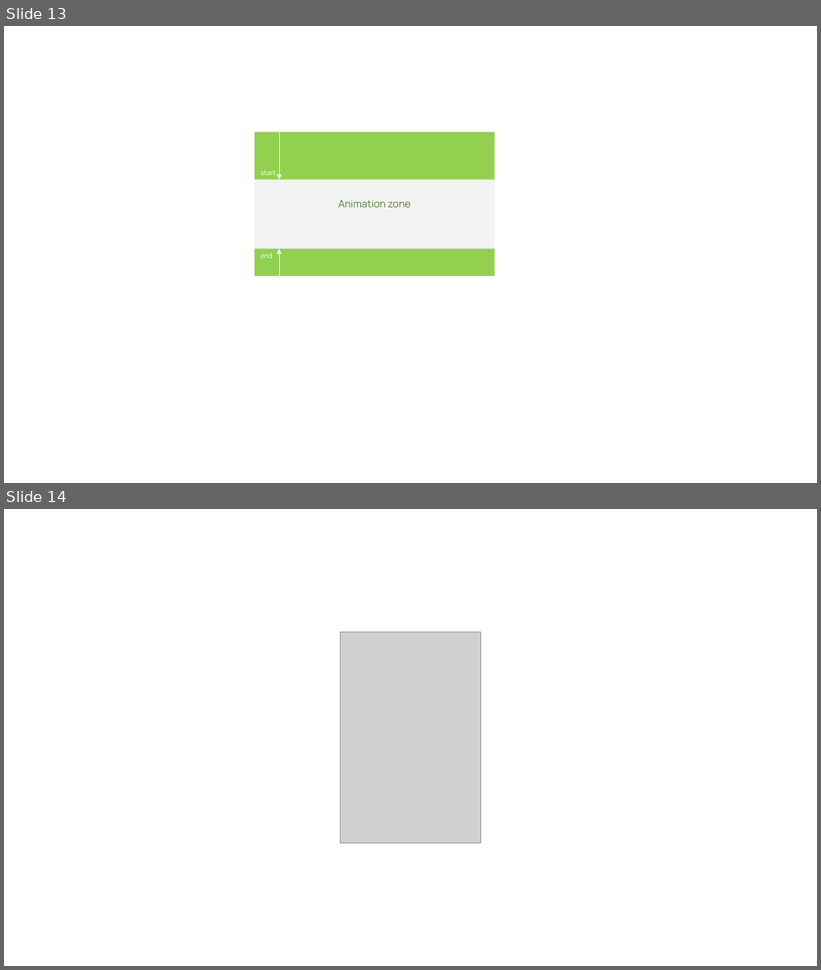
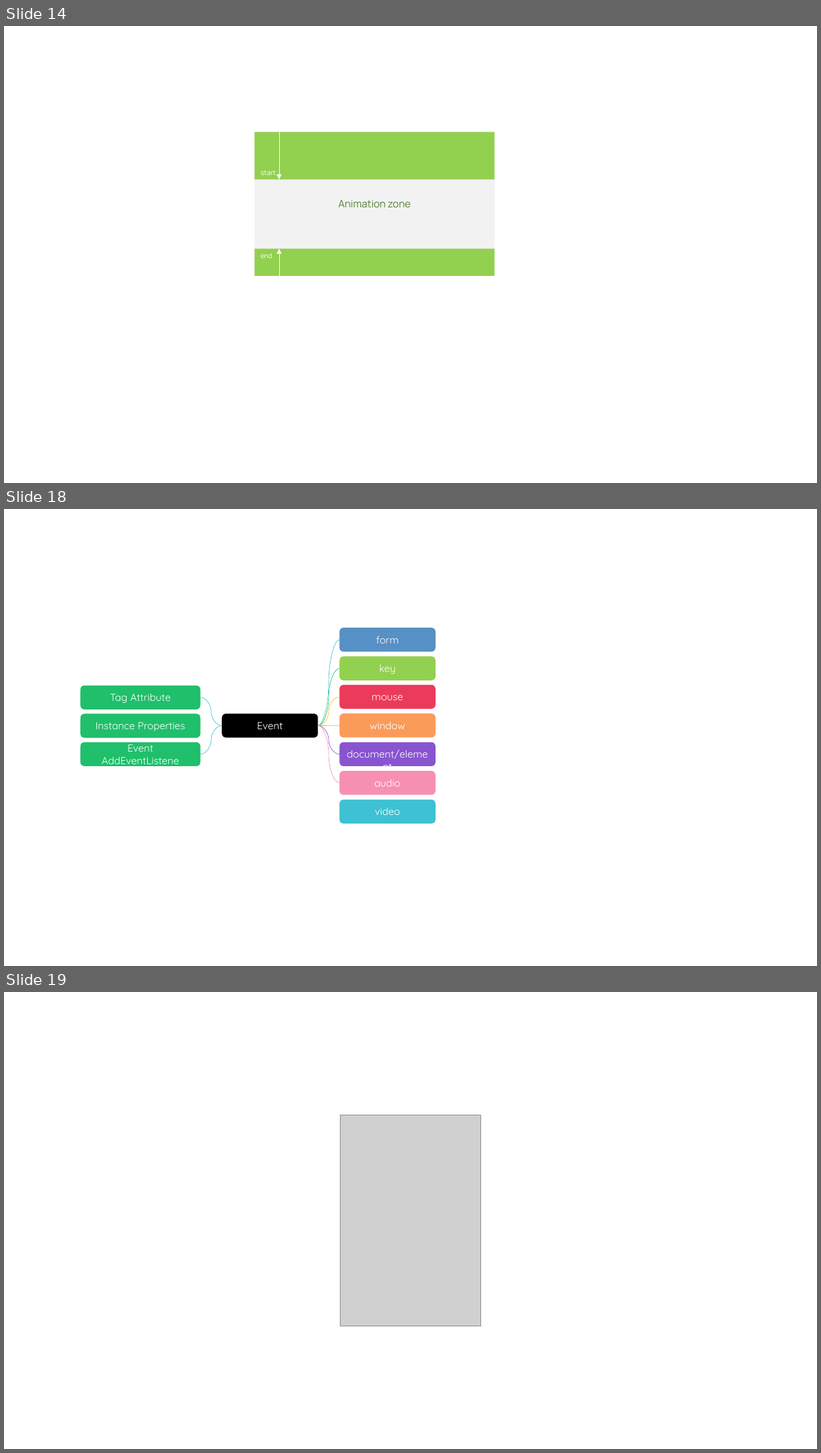
Before and after one commit to glpla/glpla.github.io, a slide deck: utils/file/charts.pptx. Shown one above the other, each under a label of ours: slides 13 and 14 before the commit, slides 14, 18 and 19 after it; the slides between them are not shown. The pictures are 821x970 and 821x1453 pixels, drawn with LibreOffice and Linux fonts; fonts in the diff are those of the drawing; grey boxes stand for pictures. Boxes give left, top, right and bottom in pixels: in the first picture for what was removed or moved away, otherwise in the second. Text is boxed around its words. In the diff, an @@ line names an element or a change of style, - is before the commit and + after.

```diff
--- a/utils/file/charts.pptx
+++ b/utils/file/charts.pptx
@@ slide 18 added at [4,509,817,966], background #FFFFFF @@
@@ curved line added from (318, 726) to (339, 640), #3DC1D3 0.5 pt @@
@@ rounded rectangle added at [339,628,435,652], fill #2E75B6 at 80% opacity, 12 pt, text #FFFFFF @@
+form
@@ rounded rectangle added at [339,657,435,681], fill #92D050, 12 pt, text #FFFFFF @@
+key
@@ rounded rectangle added at [81,686,201,710], fill #20BF6B, 12 pt, text #FFFFFF @@
+Tag Attribute
@@ curved line added from (339, 669) to (318, 726), #20BF6B 0.5 pt @@
@@ rounded rectangle added at [339,685,435,709], fill #EB3B5A, 12 pt, text #FFFFFF @@
+mouse
@@ curved line added from (222, 726) to (201, 698), #3DC1D3 0.5 pt @@
@@ curved line added from (339, 697) to (318, 726), #FFC000 0.5 pt @@
@@ rounded rectangle added at [81,714,201,738], fill #20BF6B, 12 pt, text #FFFFFF @@
+Instance Properties
@@ curved line added from (201, 755) to (222, 726), #3DC1D3 0.5 pt @@
@@ rounded rectangle added at [222,714,318,738], fill #000000, 12 pt, text #FFFFFF @@
+Event
@@ curved line added from (318, 726) to (339, 783), #F78FB3 0.5 pt @@
@@ curved line added from (318, 726) to (339, 755), #8854D0 0.5 pt @@
@@ curved line added from (318, 726) to (339, 812), #FFFFFF 0.5 pt @@
@@ line added from (318, 726) to (339, 725), #FB9B5A 0.5 pt @@
@@ rounded rectangle added at [339,714,435,738], fill #FA8231 at 80% opacity, 12 pt, text #FFFFFF @@
+window
@@ rounded rectangle added at [81,743,201,766], fill #20BF6B, 12 pt, text #FFFFFF @@
+Event AddEventListene
@@ rounded rectangle added at [339,743,435,766], fill #8854D0, 12 pt, text #FFFFFF @@
+document/element
@@ rounded rectangle added at [339,771,435,795], fill #F78FB3, 12 pt, text #FFFFFF @@
+audio
@@ rounded rectangle added at [339,800,435,824], fill #3DC1D3, 12 pt, text #FFFFFF @@
+video
@@ what was slide 13 is now slide 14 @@
@@ what was slide 14 is now slide 19 @@
```
Also in this commit, not shown: 5 other slides added, 1 slide removed, 40 other files.
